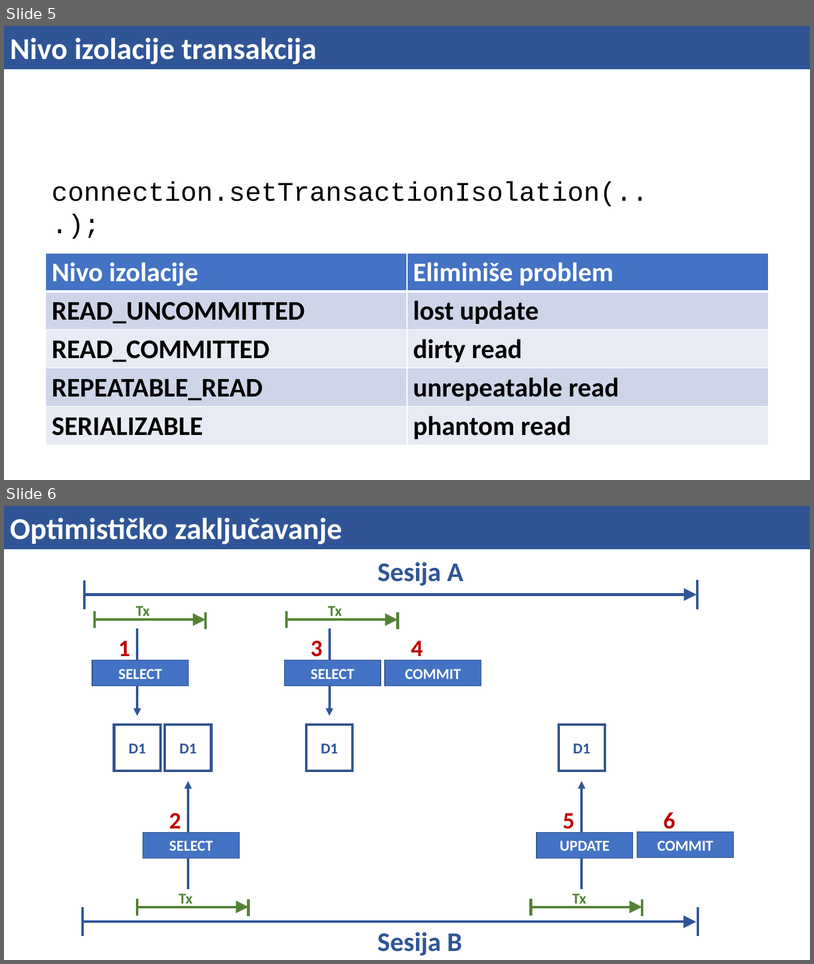
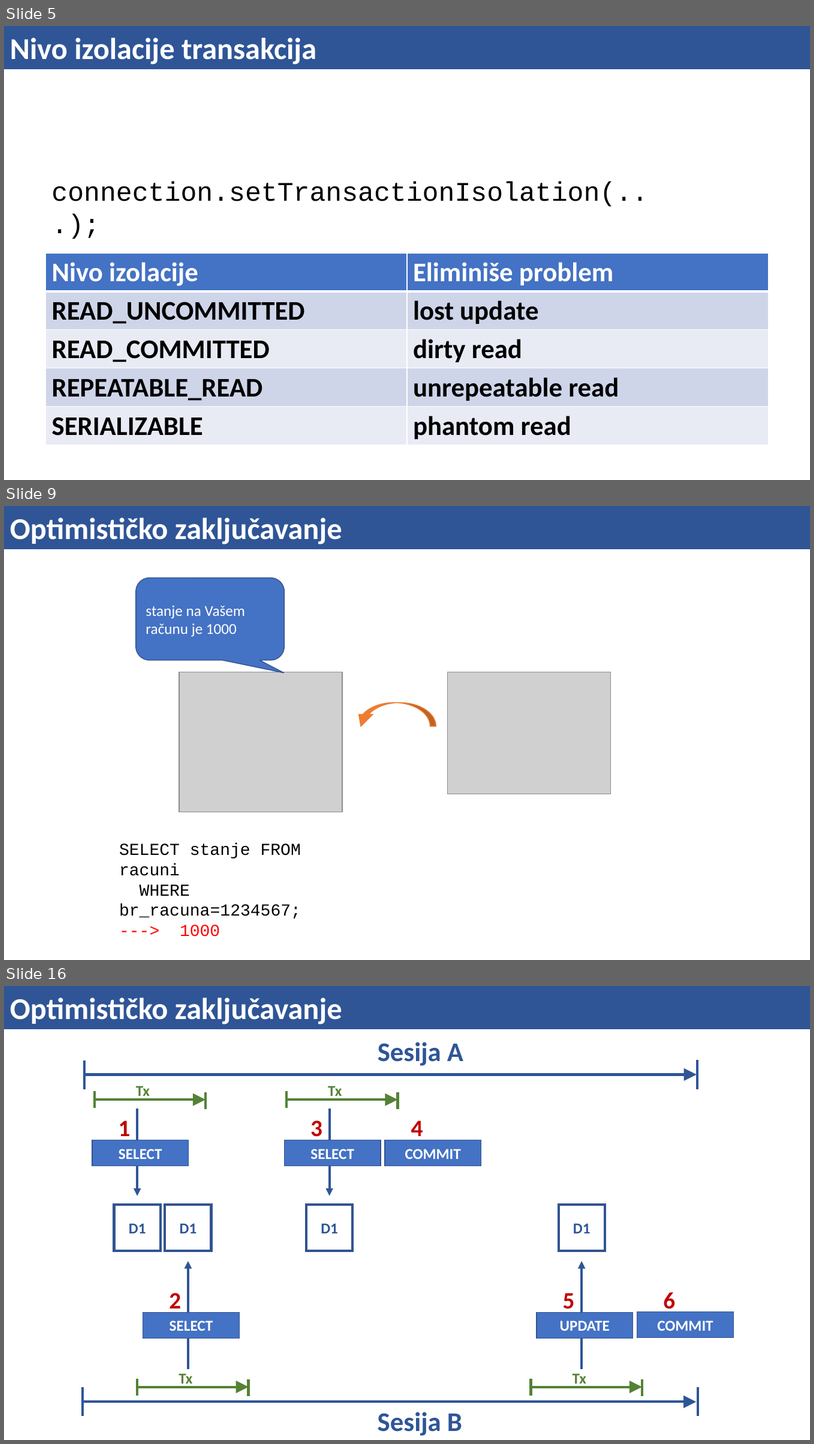
Before and after one commit to mbranko/isa19, a slide deck: 08-tx/tx.pptx. Shown one above the other, each under a label of ours: slides 5 and 6 before the commit, slides 5, 9 and 16 after it; the slides between them are not shown. The pictures are 814x964 and 814x1444 pixels, drawn with LibreOffice and Linux fonts; fonts in the diff are those of the drawing; grey boxes stand for pictures. Boxes give left, top, right and bottom in pixels: in the first picture for what was removed or moved away, otherwise in the second. Text is boxed around its words. In the diff, an @@ line names an element or a change of style, - is before the commit and + after.

```diff
--- a/08-tx/tx.pptx
+++ b/08-tx/tx.pptx
@@ slide 9 added at (x1=4, y1=506, x2=810, y2=960), background #FFFFFF @@
@@ rectangle added at (x1=4, y1=506, x2=810, y2=549), fill #2F5597, outline #2F5597 0.75 pt, 36 pt, text #FFFFFF, bold @@
+Optimističko zaključavanje
@@ rounded speech box added at (x1=136, y1=578, x2=285, y2=660), fill #4472C4, outline #325491 1 pt, 18 pt, text #FFFFFF @@
+stanje na Vašem računu je 1000
@@ picture added at (x1=179, y1=672, x2=343, y2=794) @@
@@ picture added at (x1=179, y1=672, x2=343, y2=811) @@
@@ picture added at (x1=448, y1=672, x2=611, y2=794) @@
@@ curved down arrow added at (x1=354, y1=703, x2=437, y2=726), fill #ED7D31, outline #ED7D31 1 pt @@
@@ text added at (x1=119, y1=843, x2=301, y2=936), 20 pt, text #000000 @@
+SELECT stanje FROM racuni
+WHERE br_racuna=1234567;
+---> 1000
@@ what was slide 6 is now slide 16 @@
```
Also in this commit, not shown: 9 other slides added, 1 other file.
